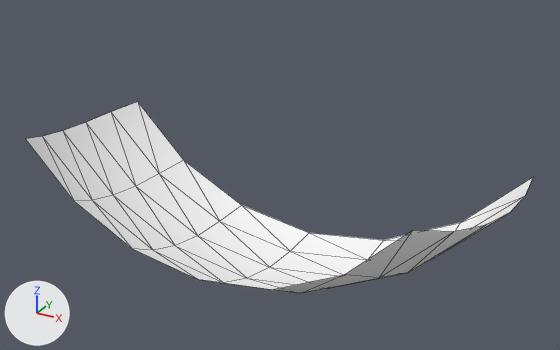
Two versions of the glTF model Assets/StreamingAssets/Models/Eyes/ramy-eyes.gltf, one commit apart.
One viewpoint serves both versions: a camera (50 mm lens) standing at (0.016, -0.0727, -0.0151) and looking at (-0.0006, -0.0426, -0.0302). The lights are fixed; the arrows at lower left show +X, +Y and +Z. Mesh edges are drawn as thin lines. Where no turn or scale is listed for an object, it has been applied to the vertices.

Objects in the first picture: 'ramy-face-eyes'.
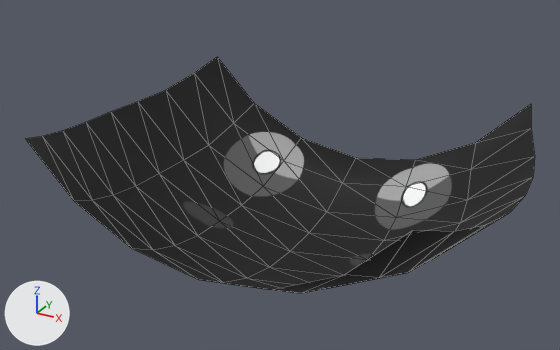
The newer file is also rescaled (x1.021), turned or shifted as a whole; pictures and numbers use the older file's frame.

What differs and where, as boxes (x1, y1, x2, y2) in the pictures (560 x 350 px):
```json
{"object": "ramy-face-eyes", "change": "surface changed, reshaped", "before": [26, 102, 533, 293], "after": [26, 57, 535, 293], "on screen": "white to black, 23% taller"}
{"part": 1, "of": "me_mesh_037", "change": "added", "after": [138, 57, 535, 240]}
{"part": 2, "of": "me_mesh_037", "change": "surface changed", "before": [26, 102, 533, 293], "after": [26, 102, 533, 293], "on screen": "white to black"}
```

The change, as JSON lines over the scene's bpy script:
```json
{"op": "add", "block": "img_neutral", "code": ["img_neutral = load_image('Neutral', '_unpacked/Neutral', 2048, 2048, 'sRGB')"]}
{"op": "remove", "block": "mat_ram_color_1", "code": "mat_ram_color_1.base_color = (1.0, 1.0, 1.0)  # white #ffffff"}
{"op": "add", "block": "mat_ram_color_1", "code": "mat_ram_color_1.texture = img_neutral"}
{"block": "me_mesh_037", "where": "# used by ob_ramy_face_eyes; location = (0.0, 0.0, 0.0)"}
{"op": "remove", "block": "me_mesh_037", "code": "me_mesh_037.from_pydata(...)  # 42 vertices, 60 faces; spans x -0.0109..0.0109, y -0.0504..-0.0404, z -0.0342..-0.0272"}
{"op": "add", "block": "me_mesh_037", "code": "me_mesh_037.from_pydata(...)  # 63 vertices, 96 faces; spans x -0.0109..0.0109, y -0.0504..-0.0346, z -0.0342..-0.0272"}
{"block": "me_mesh_037", "change": "me_mesh_037 part 1"}
{"block": "me_mesh_037", "change": "21 vertices are added at x -0.0103..0.0103, y -0.0384..-0.0346, z -0.0338..-0.0273"}
{"block": "me_mesh_037", "change": "36 new faces join them"}
{"block": "me_mesh_037", "change": "me_mesh_037 part 2: 60 kept faces spanning x -0.0109..0.0109, y -0.0504..-0.0404, z -0.0342..-0.0272 get new texture (UV) coordinates"}
```
